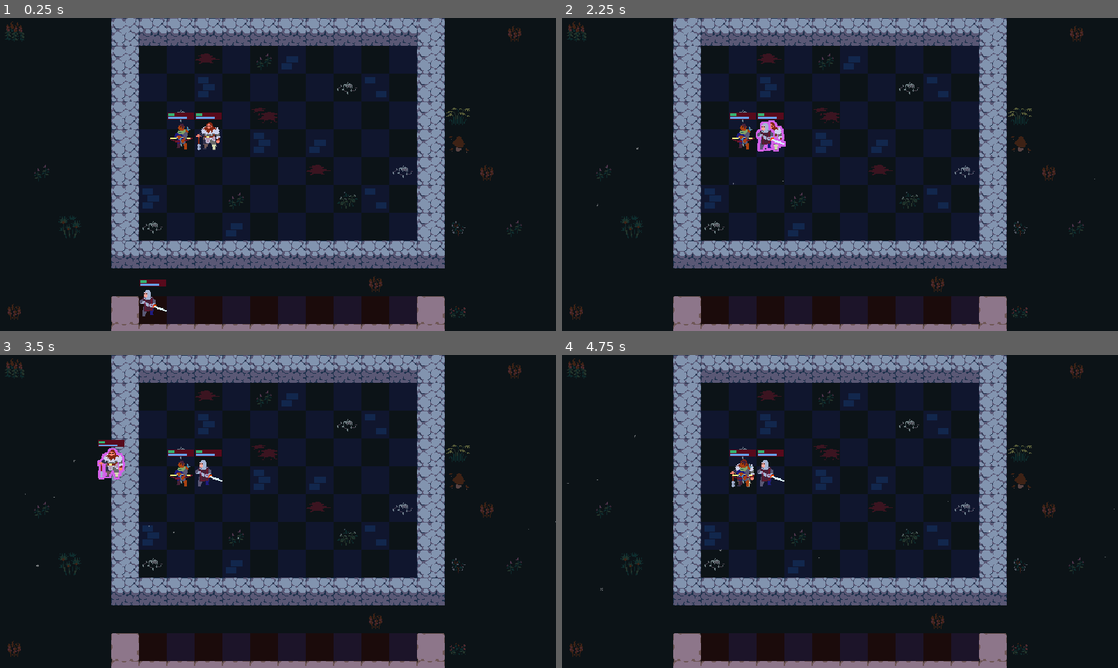
Above: before the commit, frames 1-4 (two rows, left to right).
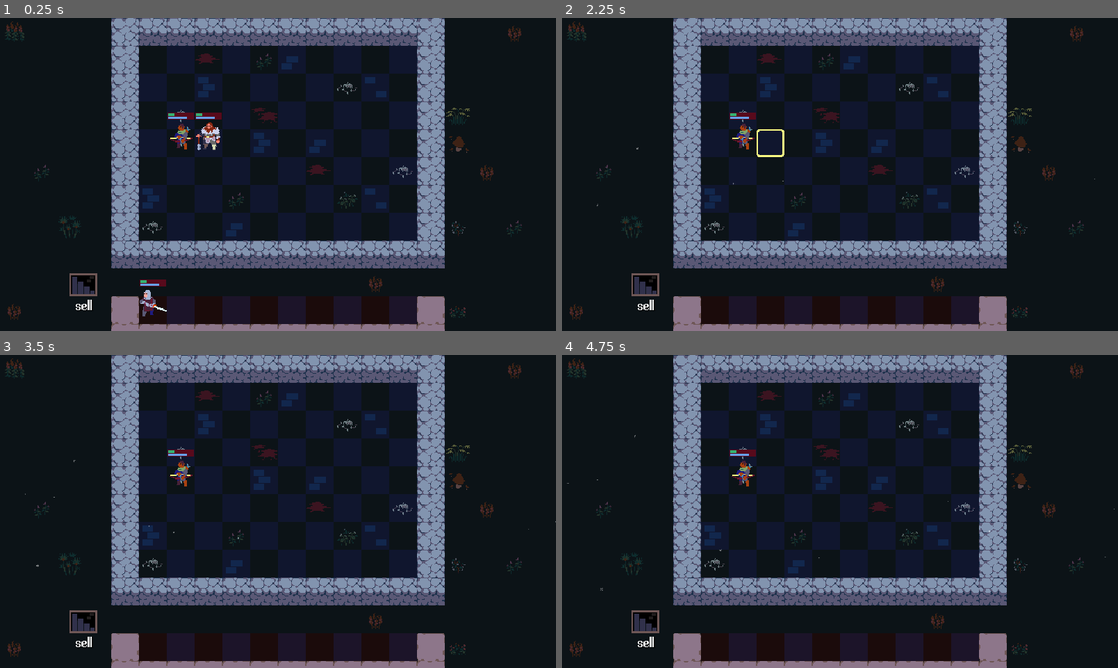
Above: after the commit, the same moments.

Repository: z-col/godot_autobattler
Game: Godot game, scene res://Scenes/Arena/Arena.tscn
The game is run twice, just before and just after one commit, with the same random seed, the same clock (stepped at 60 frames per second) and the same inputs.
Inputs (mouse positions are in pixels of both pictures, inside the frame that each line leads up to):
- Up to frame 1 (0.25 s): no input
- Up to frame 2 (2.25 s): tap Enter at 0.5, 2 s; drag from (717, 302) to (773, 136) at 0.52 s; tap Space at 1.25 s; drag from (773, 136) to (812, 237) at 1.27 s; move the mouse to (773, 136) at 2.02 s; hold S (quick_sell, bound only after the commit) from 2.03 s (still down); click (773, 136) at 2.17 s
- Up to frame 3 (3.5 s): release S (quick_sell, bound only after the commit) at 2.75 s; tap Space at 2.75 s; drag from (211, 473) to (111, 464) at 2.77 s
- Up to frame 4 (4.75 s): drag from (739, 473) to (867, 511) at 3.52 s; drag from (673, 464) to (867, 511) at 4.27 s

The runs differ from the first frame. In frame 1, 0.3% of the frame differs, in the area x 12-18%, y 81-94%; in frame 2, 0.8%; in frame 3, 1.0%, in the area x 12-40%, y 27-94%; in frame 4, 0.6%.

Commit message:
添加单位出售功能，更新单位和玩家属性逻辑，优化场景配置，新增快速出售机制

Diff:
--- /dev/null
+++ b/Data/Player/PlayerStats.gd
@@ -0,0 +1,21 @@
+class_name PlayerStats extends Resource
+
+
+@export_range(0, 99) var gold: int: set = _set_gold
+@export_range(0, 99) var xp: int: set = _set_xp
+@export_range(1, 10) var level: int: set = _set_level
+
+
+func _set_gold(value: int) -> void:
+	gold = value
+	emit_changed()
+
+
+func _set_xp(value: int) -> void:
+	xp = value
+	emit_changed()
+
+
+func _set_level(value: int) -> void:
+	level = value
+	emit_changed()
--- /dev/null
+++ b/Data/Player/PlayerStats.tres
@@ -0,0 +1,8 @@
+[gd_resource type="Resource" script_class="PlayerStats" load_steps=2 format=3 uid="uid://dsyfeq7hyv7xw"]
+
+[ext_resource type="Script" uid="uid://fc0stouf8sys" path="res://Data/Player/PlayerStats.gd" id="1_odl77"]
+
+[resource]
+script = ExtResource("1_odl77")
+gold = 50
+metadata/_custom_type_script = "uid://fc0stouf8sys"
--- a/Data/Units/Arthur.tres
+++ b/Data/Units/Arthur.tres
@@ -5,7 +5,7 @@
 [resource]
 script = ExtResource("1_62o3r")
 name = "Arthur"
-rarity = 2
+rarity = 3
 gold_cost = 4
 skin_coordinates = Vector2i(4, 2)
 metadata/_custom_type_script = "uid://cb22ym0865rew"
--- a/Data/Units/UnitsState.gd
+++ b/Data/Units/UnitsState.gd
@@ -1,3 +1,22 @@
+# UnitsState 类用于描述自走棋单位的基础属性和状态。
+#
+# 功能：
+# - 存储单位的名称、稀有度、价格、星级、皮肤坐标等数据。
+# - 提供单位合成数量和出售价值的计算方法。
+# - 支持星级变更并通过信号通知外部。
+#
+# 属性说明：
+# - name: 单位名称。
+# - rarity: 单位稀有度（枚举类型）。
+# - gold_cost: 单位基础价格。
+# - tier: 单位星级（1~3星）。
+# - skin_coordinates: 单位皮肤在图集中的坐标。
+#
+# 主要方法：
+# - get_combined_unit_count: 计算合成当前星级单位所需的基础单位数量。
+# - get_gold_value: 计算单位出售时获得的金币数。
+# - _set_tier: 设置星级并发出变更信号。
+# - _to_string: 返回单位名称。
 class_name UnitsState extends Resource
 
 
@@ -17,10 +36,23 @@
 @export_category("Data")
 @export var rarity: Rarity
 @export var gold_cost: int = 1
+@export_range(1, 3) var tier: int = 1: set = _set_tier
 
 @export_category("Visuals")
 @export var skin_coordinates: Vector2i
 
+func get_combined_unit_count() -> int:
+	return 3 ** (tier - 1)
+
+
+func get_gold_value() -> int:
+	return gold_cost * get_combined_unit_count()
+
+
+func _set_tier(value: int) -> void:
+	tier = value
+	emit_changed()
+
 
 func _to_string() -> String:
 	return name
--- a/Scenes/Arena/Arena.gd
+++ b/Scenes/Arena/Arena.gd
@@ -8,7 +8,8 @@
 
 @onready var unit_mover: UnitMover = $UnitMover
 @onready var unit_spawner: UnitSpawner = $UnitSpawner
-
+@onready var sell_portal: SellPortal = $SellPortal
 
 func _ready() -> void:
 	unit_spawner.unit_spawned.connect(unit_mover.setup_unit)
+	unit_spawner.unit_spawned.connect(sell_portal.setup_unit)
--- a/Scenes/Arena/Arena.tscn
+++ b/Scenes/Arena/Arena.tscn
@@ -11,6 +11,8 @@
 [ext_resource type="Script" uid="uid://c3xbdeb7rqpeh" path="res://Components/UnitMover.gd" id="8_wcn2d"]
 [ext_resource type="Resource" uid="uid://b5lk1wyo4fkxn" path="res://Data/Units/Robin.tres" id="9_ramf0"]
 [ext_resource type="Script" uid="uid://drm16toxoskm0" path="res://Components/UnitSpawner.gd" id="11_8qqbc"]
+[ext_resource type="PackedScene" uid="uid://c25sttp3j4nqv" path="res://Scenes/SellPortal/SellPortal.tscn" id="12_vjiyp"]
+[ext_resource type="Resource" uid="uid://dsyfeq7hyv7xw" path="res://Data/Player/PlayerStats.tres" id="13_4r4ii"]
 
 [sub_resource type="Curve" id="Curve_mugxw"]
 _data = [Vector2(0, 0), 0.0, 0.0, 0, 0, Vector2(0.22530864, 0.99500763), 0.0, 0.0, 0, 0, Vector2(0.8333333, 0.99999994), 0.0, 0.0, 0, 0, Vector2(1, 0), 0.0, 0.0, 0, 0]
@@ -134,3 +136,7 @@
 script = ExtResource("11_8qqbc")
 bench = NodePath("../Bench")
 game_area = NodePath("../GameArea")
+
+[node name="SellPortal" parent="." instance=ExtResource("12_vjiyp")]
+position = Vector2(80, 288)
+player_stats = ExtResource("13_4r4ii")
--- /dev/null
+++ b/Scenes/SellPortal/SellPortal.gd
@@ -0,0 +1,65 @@
+# SellPortal 类用于实现单位出售的交互区域。
+#
+# 功能：
+# - 监听单位拖拽和快速出售操作，实现单位的出售和金币结算。
+# - 高亮显示当前可出售单位，并展示其出售价值。
+# - 通过与 PlayerStats 交互，完成金币的增加和单位的移除。
+#
+# 属性说明：
+# - player_stats: 玩家属性对象，用于管理金币等数据。
+# - outline_highlighter: 区域高亮节点，提示当前可出售单位。
+# - gold, gold_label: 用于显示单位出售获得的金币数。
+# - current_unit: 当前进入出售区域的单位。
+#
+# 主要方法：
+# - setup_unit: 为单位绑定拖拽和快速出售信号。
+# - _sell_unit: 执行单位出售逻辑，增加金币并移除单位。
+# - _on_unit_dropped: 检查单位是否在出售区域释放，触发出售。
+# - _on_area_entered/_on_area_exited: 处理单位进入/离开出售区域的高亮和金币展示。
+class_name SellPortal extends Area2D
+
+@export var player_stats: PlayerStats
+
+
+@onready var outline_highlighter: Node = $OutlineHighlighter
+@onready var gold: HBoxContainer = %Gold
+@onready var gold_label: Label = $Gold/GoldLabel
+
+
+var current_unit: Unit
+
+
+func _ready() -> void:
+	var units = get_tree().get_nodes_in_group("units")
+	for unit: Unit in units:
+		setup_unit(unit)
+
+
+func setup_unit(unit: Unit) -> void:
+	unit.drag_and_drop.dropped.connect(_on_unit_dropped.bind(unit))
+	unit.quick_sell_pressed.connect(_sell_unit.bind(unit))
+
+
+func _sell_unit(unit: Unit) -> void:
+	player_stats.gold += unit.state.get_gold_value()
+	print(player_stats.gold)
+	unit.queue_free()
+
+func _on_unit_dropped(_starting_position: Vector2, unit: Unit) -> void:
+	if unit and unit == current_unit:
+		_sell_unit(unit)
+		unit.queue_free()
+
+
+func _on_area_entered(unit: Unit) -> void:
+	current_unit = unit
+	outline_highlighter.highlight()
+	gold_label.text = str(unit.state.get_gold_value())
+	gold.show()
+
+func _on_area_exited(unit: Unit) -> void:
+	if unit and unit == current_unit:
+		current_unit = null
+
+	outline_highlighter.clear_highlight()
+	gold.hide()
--- /dev/null
+++ b/Scenes/SellPortal/SellPortal.tscn
@@ -0,0 +1,74 @@
+[gd_scene load_steps=8 format=3 uid="uid://c25sttp3j4nqv"]
+
+[ext_resource type="Script" uid="uid://pvt1skwcqx4y" path="res://Scenes/SellPortal/SellPortal.gd" id="1_pfe3o"]
+[ext_resource type="Material" uid="uid://bb8m5fhpi4wqn" path="res://assets/shaders/2d_outline_shader.tres" id="1_spe07"]
+[ext_resource type="Texture2D" uid="uid://b1ro1ssup7dcp" path="res://assets/sprites/tiles.png" id="2_o13qi"]
+[ext_resource type="Script" uid="uid://blquih6dsyq4c" path="res://Components/OutlineHighlighter.gd" id="3_pfe3o"]
+[ext_resource type="Texture2D" uid="uid://c4awhqfup7o2k" path="res://assets/sprites/gold.png" id="4_o13qi"]
+
+[sub_resource type="RectangleShape2D" id="RectangleShape2D_xasou"]
+size = Vector2(32, 32)
+
+[sub_resource type="LabelSettings" id="LabelSettings_spe07"]
+shadow_size = 2
+shadow_color = Color(0, 0, 0, 0.39607844)
+
+[node name="SellPortal" type="Area2D"]
+script = ExtResource("1_pfe3o")
+
+[node name="Visuals" type="CanvasGroup" parent="."]
+material = ExtResource("1_spe07")
+
+[node name="Sprite2D" type="Sprite2D" parent="Visuals"]
+position = Vector2(16, 16)
+texture = ExtResource("2_o13qi")
+region_enabled = true
+region_rect = Rect2(224, 512, 32, 32)
+
+[node name="CollisionShape2D" type="CollisionShape2D" parent="."]
+position = Vector2(16, 16)
+shape = SubResource("RectangleShape2D_xasou")
+
+[node name="OutlineHighlighter" type="Node" parent="." node_paths=PackedStringArray("visuals")]
+script = ExtResource("3_pfe3o")
+visuals = NodePath("../Visuals")
+outline_color = Color(0, 0.75631833, 0.1975348, 1)
+outline_thickness = 2
+
+[node name="Label" type="Label" parent="."]
+offset_top = 36.0
+offset_right = 32.0
+offset_bottom = 54.0
+text = "sell"
+label_settings = SubResource("LabelSettings_spe07")
+horizontal_alignment = 1
+
+[node name="Gold" type="HBoxContainer" parent="."]
+unique_name_in_owner = true
+visible = false
+anchors_preset = 15
+anchor_right = 1.0
+anchor_bottom = 1.0
+offset_left = 1.0
+offset_top = 51.0
+offset_right = 28.0
+offset_bottom = 69.0
+grow_horizontal = 2
+grow_vertical = 2
+alignment = 1
+
+[node name="GoldLabel" type="Label" parent="Gold"]
+layout_mode = 2
+text = "99"
+label_settings = SubResource("LabelSettings_spe07")
+horizontal_alignment = 1
+
+[node name="TextureRect" type="TextureRect" parent="Gold"]
+custom_minimum_size = Vector2(9, 0)
+layout_mode = 2
+texture = ExtResource("4_o13qi")
+expand_mode = 1
+stretch_mode = 5
+
+[connection signal="area_entered" from="." to="." method="_on_area_entered"]
+[connection signal="area_exited" from="." to="." method="_on_area_exited"]
--- a/Scenes/Unit/Unit.gd
+++ b/Scenes/Unit/Unit.gd
@@ -1,5 +1,30 @@
+# Unit 类用于表示自走棋中的单个单位（棋子），包含其属性、状态和相关逻辑。
+#
+# 功能：
+# - 存储单位的基础数据，如名称、稀有度、价格、星级、皮肤坐标等。
+# - 提供单位合成、出售等相关计算方法。
+# - 通过与 UnitsState 交互，管理单位的升级、合成和价值。
+# - 支持与拖拽、移动、出售等系统的集成。
+#
+# 常见属性：
+# - name: 单位名称。
+# - rarity: 单位稀有度。
+# - gold_cost: 单位价格。
+# - tier: 单位星级。
+# - skin_coordinates: 单位皮肤坐标。
+#
+# 常见方法：
+# - get_combined_unit_count: 计算合成当前星级单位所需的基础单位数量。
+# - get_gold_value: 计算单位出售时获得的金币数。
+# - 其他与单位状态相关的方法。
+#
+# 该类通常作为场景中的棋子节点实例，参与棋盘上的各种交互。
+# 具体实现可根据实际项目需求扩展。
 @tool
 class_name Unit extends Area2D
+
+
+signal quick_sell_pressed
 
 
 @export var state: UnitsState: set = set_state
@@ -13,10 +38,22 @@
 @onready var outline_highlighter: OutlineHighlighter = $OutlineHighlighter
 
 
+var is_hovered: bool = false
+
+
 func _ready() -> void:
 	if not Engine.is_editor_hint():
 		drag_and_drop.drag_started.connect(_on_drag_started)
 		drag_and_drop.drag_canceled.connect(_on_drag_canceled)
+		quick_sell_pressed.connect(func(): print("sell"))
+
+
+func _input(event: InputEvent) -> void:
+	if not is_hovered:
+		return
+
+	if event.is_action_pressed("quick_sell"):
+		quick_sell_pressed.emit()
 
 
 func set_state(value: UnitsState):
@@ -48,6 +85,7 @@
 	if drag_and_drop.dragging:
 		return
 
+	is_hovered = true
 	outline_highlighter.highlight()
 	z_index = 1
 
@@ -56,5 +94,6 @@
 	if drag_and_drop.dragging:
 		return
 
+	is_hovered = false
 	outline_highlighter.clear_highlight()
 	z_index = 0
--- a/project.godot
+++ b/project.godot
@@ -33,6 +33,10 @@
 
 enabled=PackedStringArray("res://addons/nodetree/plugin.cfg")
 
+[gui]
+
+theme/custom="uid://dfwyixi7xkn7k"
+
 [input]
 
 select={
@@ -46,6 +50,11 @@
 , Object(InputEventKey,"resource_local_to_scene":false,"resource_name":"","device":-1,"window_id":0,"alt_pressed":false …(186 unchanged characters)…
 ]
 }
+quick_sell={
+"deadzone": 0.2,
+"events": [Object(InputEventKey,"resource_local_to_scene":false,"resource_name":"","device":-1,"window_id":0,"alt_pressed":false,"shift_pressed":false,"ctrl_pressed":false,"meta_pressed":false,"pressed":false,"keycode":0,"physical_keycode":83,"key_label":0,"unicode":115,"location":0,"echo":false,"script":null)
+]
+}
 
 [rendering]
 
Not shown, added: Data/Player/PlayerStats.gd.uid
Not shown: 1 places in Scenes/Arena/Arena.tscn that only renumber resources
Not shown, added: Scenes/SellPortal/SellPortal.gd.uid
